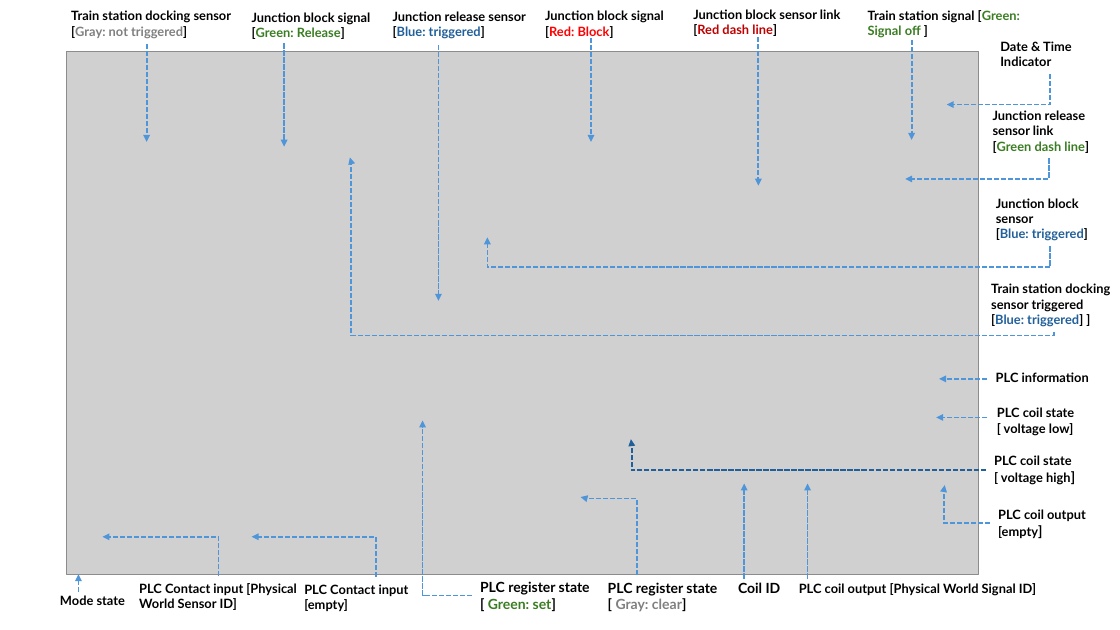
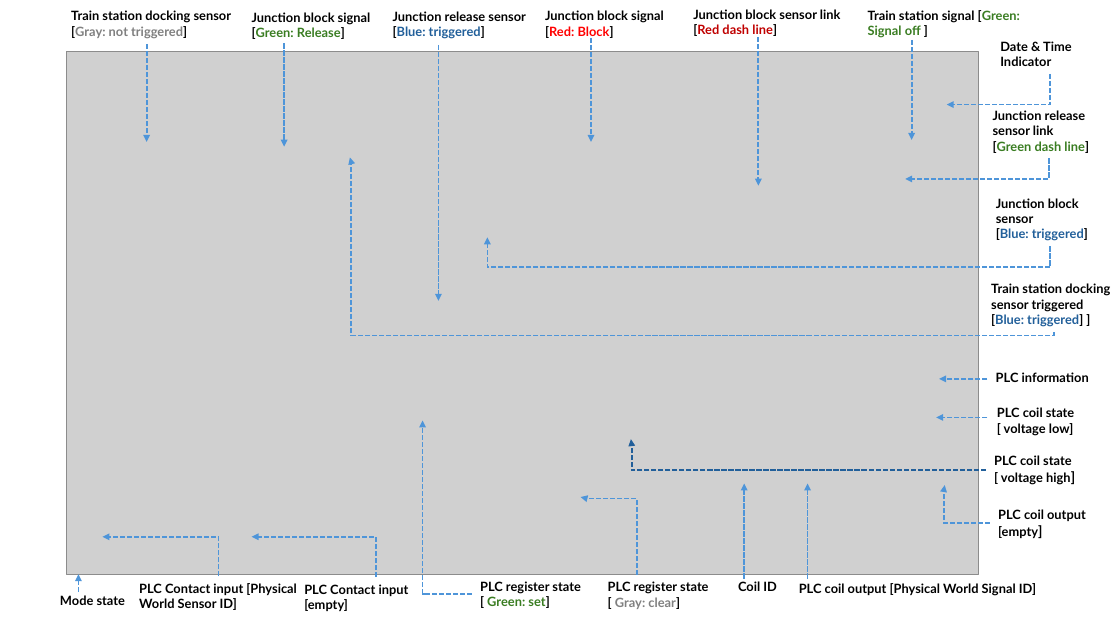
Before and after one commit to LiuYuancheng/IT_OT_IoT_Cyber_Security_Workshop, a slide deck: slide 3 of OT_System_Attack_Case_Study/Railway_HMI_Usage/img/designDoc.pptx. Drawn at 1120x630 pixels with LibreOffice and Linux fonts; fonts in the diff are those of the drawing; grey boxes stand for pictures. Boxes give left, top, right and bottom in pixels: in the first picture for what was removed or moved away, otherwise in the second. Text is boxed around its words. In the diff, an @@ line names an element or a change of style, - is before the commit and + after.

```diff
--- a/OT_System_Attack_Case_Study/Railway_HMI_Usage/img/designDoc.pptx
+++ b/OT_System_Attack_Case_Study/Railway_HMI_Usage/img/designDoc.pptx
@@ elbow arrow (472, 594) - (423, 421): route changed @@
@@ size 12 to 11 pt in 3 elements at (738,581,777,591), (480,581,580,608), (608,581,708,609) @@
```
Also in this commit, not shown: 2 slides added, 4 other files.
